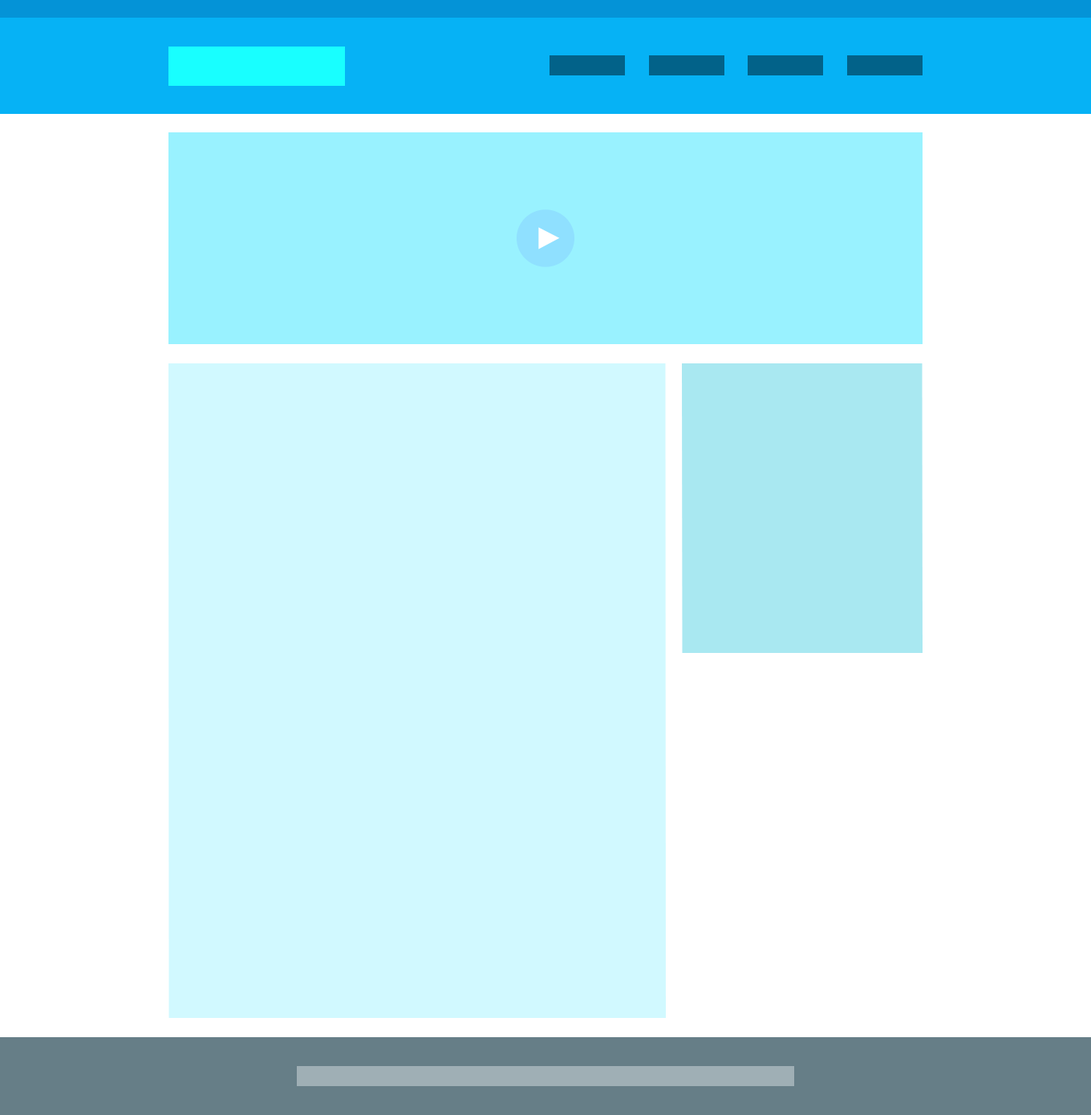
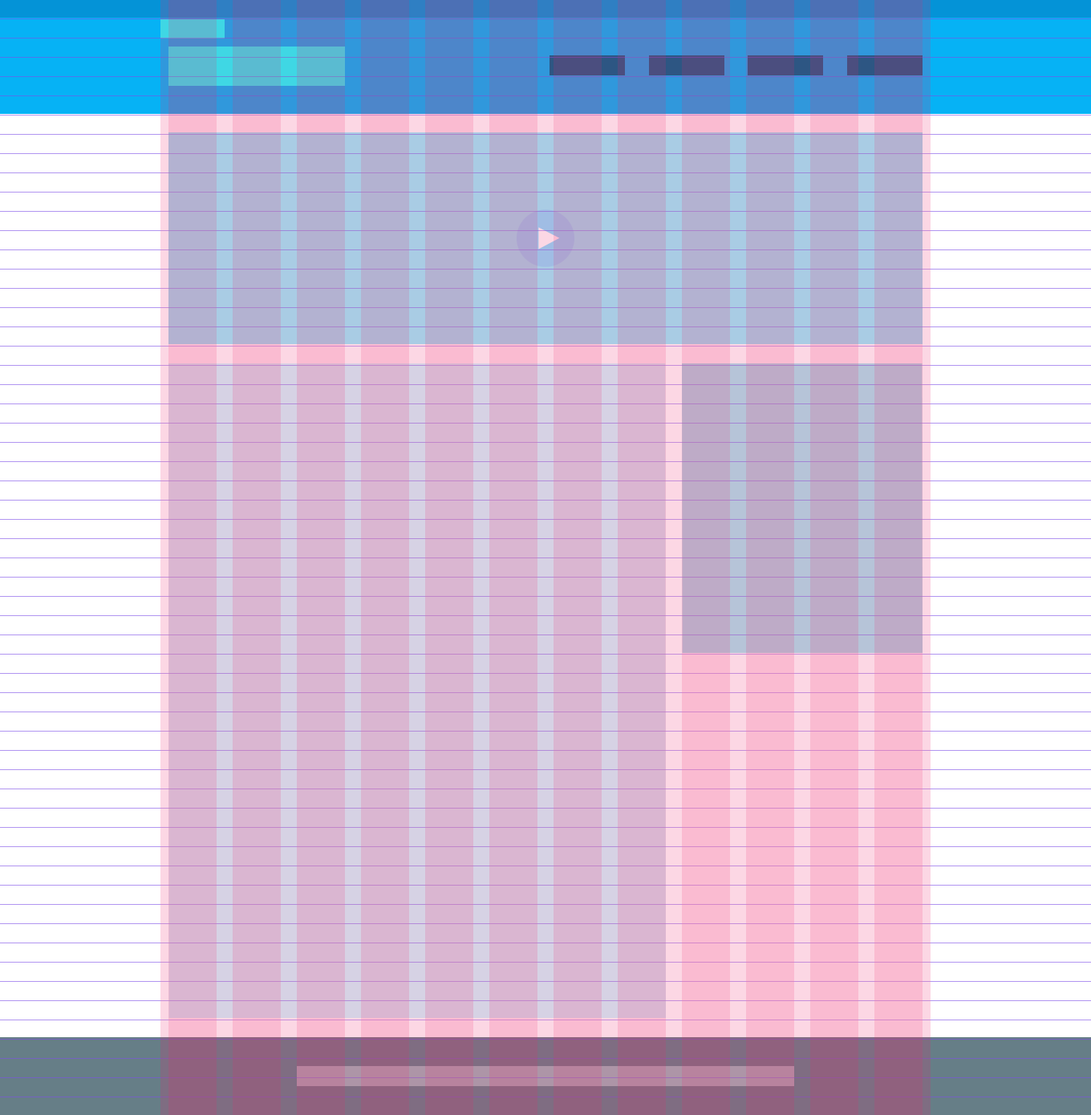
Layer changes from the first 1091 x 1115 image to the second:
showed group "GRID" (26 layers) over (0, 0, 1091, 1115)
painted on "leading 24px" over (0, 16, 1091, 1115)
added layer "crop area" above "page view" over (160, 19, 225, 39)
added group "page view" with 20 layers above "Layer 0" over (0, 0, 1091, 1115)
moved "footer" (1st of 2, in "page view") into group "page view" over (0, 1036, 1091, 1115)
moved "contents" into group "page view" over (168, 363, 923, 1018)
moved "banner" into group "page view" over (168, 132, 923, 344)
moved "header" (1st of 2, in "page view") into group "page view" over (0, 0, 1091, 114)
